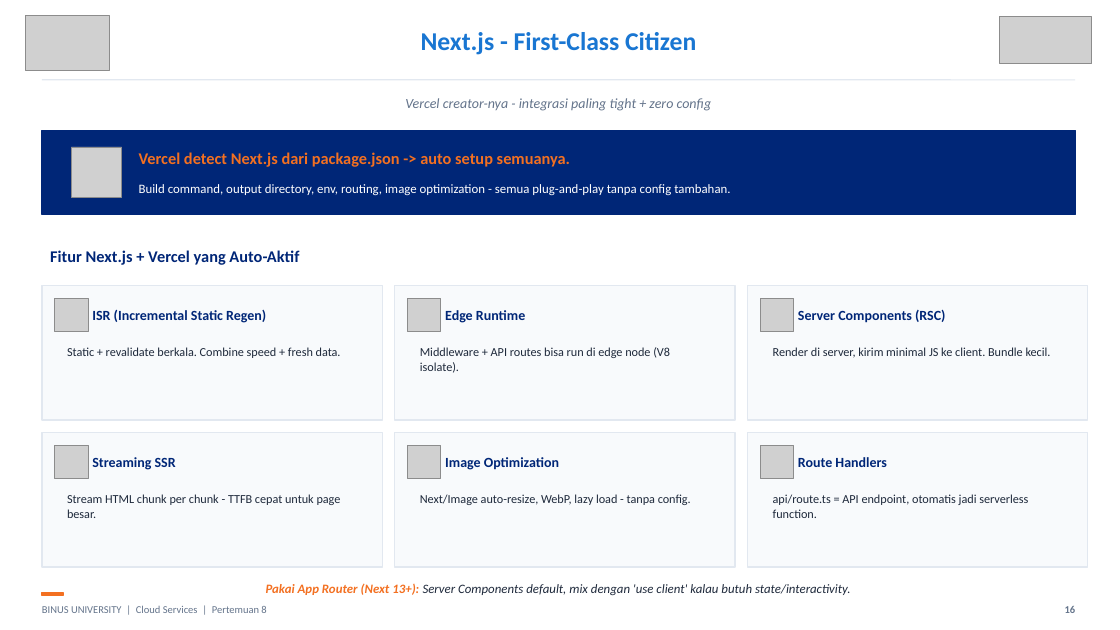
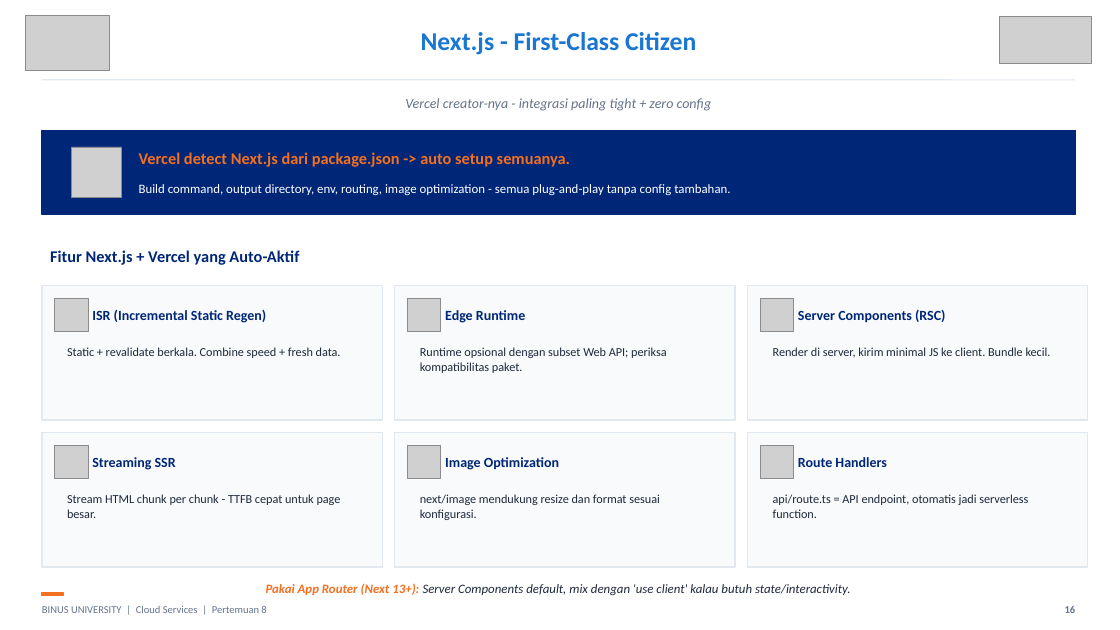
Before and after one commit to SeedFlora/meet8CloudService, a slide deck: slide 16 of slides/Teori_Pertemuan_08.pptx. Drawn at 1120x630 pixels with LibreOffice and Linux fonts; fonts in the diff are those of the drawing; grey boxes stand for pictures. Boxes give left, top, right and bottom in pixels: in the first picture for what was removed or moved away, otherwise in the second. Text is boxed around its words. In the diff, an @@ line names an element or a change of style, - is before the commit and + after.

```diff
--- a/slides/Teori_Pertemuan_08.pptx
+++ b/slides/Teori_Pertemuan_08.pptx
@@ text at bbox=[420, 347, 666, 373]: text changed @@
-Middleware + API routes bisa run di edge node (V8 isolate).
+Runtime opsional dengan subset Web API; periksa kompatibilitas paket.
@@ text at bbox=[420, 494, 660, 520]: text changed @@
-Next/Image auto-resize, WebP, lazy load - tanpa config.
+next/image mendukung resize dan format sesuai konfigurasi.
```
Also in this commit, not shown: 6 other slides changed, 5 other files.
